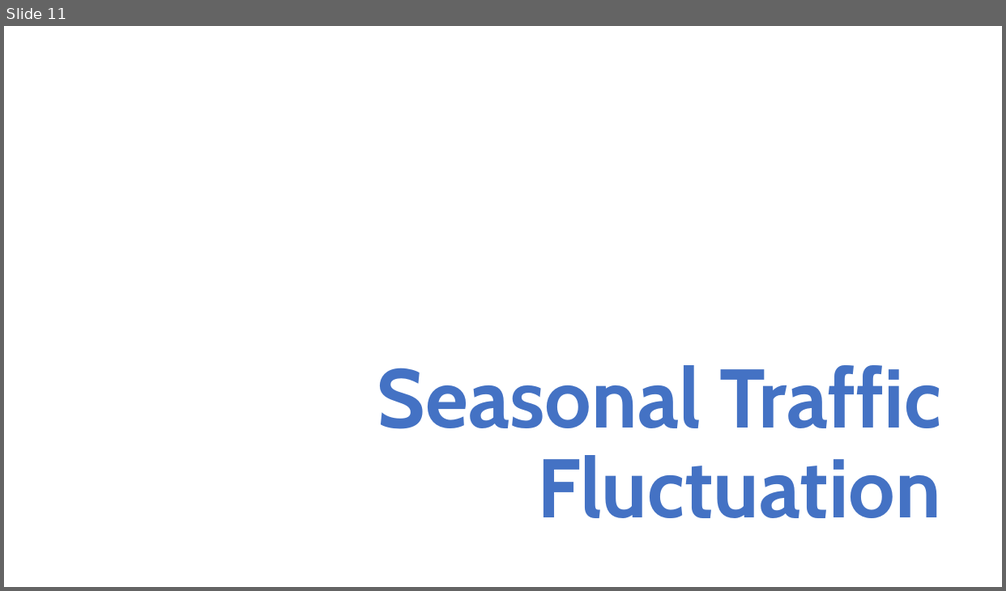
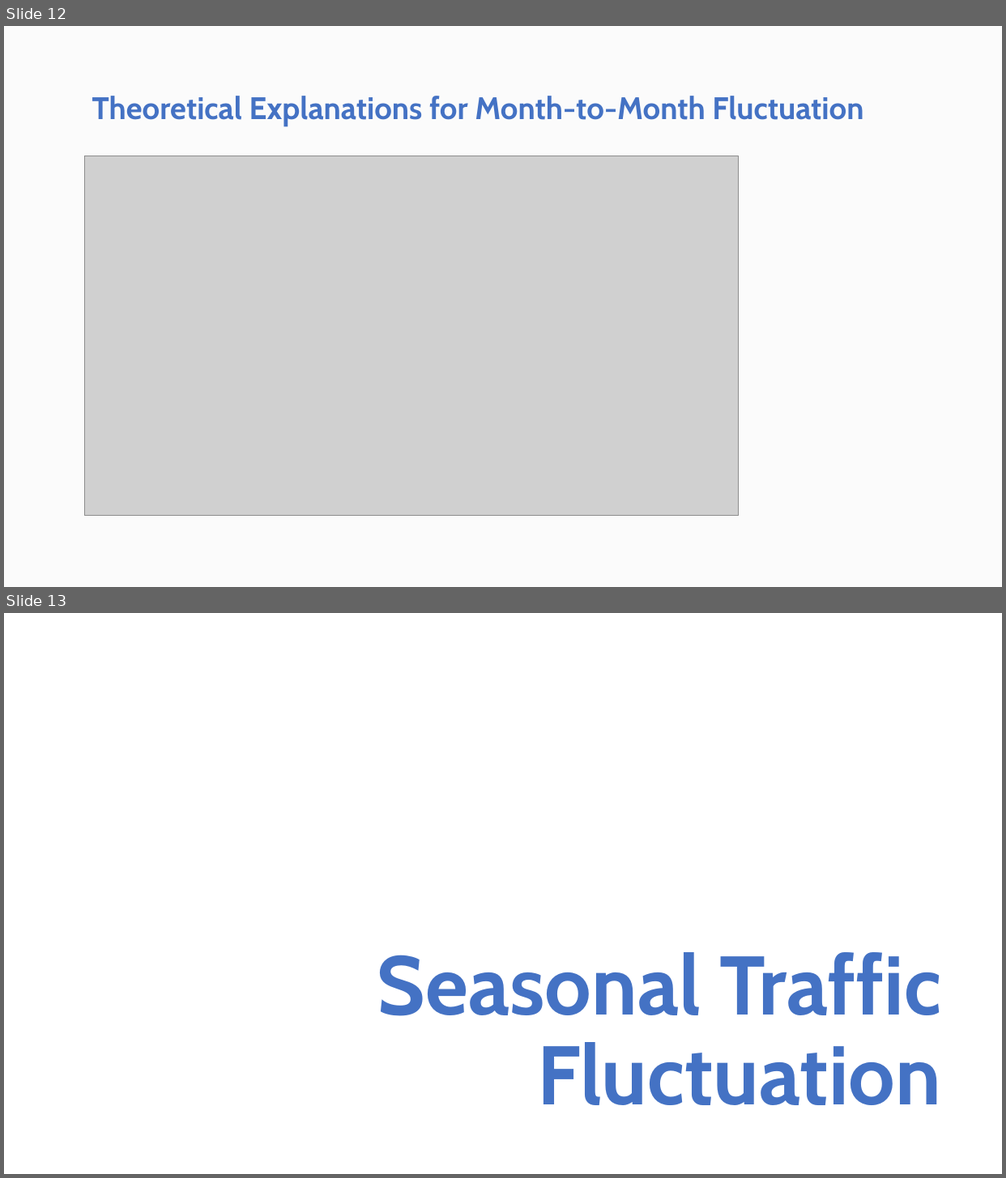
Before and after one commit to ContextLab/storytelling-with-data, a slide deck: data-stories/uber-nyc/UBER Presentation.pptx. Shown one above the other, each under a label of ours: slide 11 before the commit, slides 12 and 13 after it. The pictures are 1006x591 and 1006x1178 pixels, drawn with LibreOffice and Linux fonts; fonts in the diff are those of the drawing; grey boxes stand for pictures. Boxes give left, top, right and bottom in pixels: in the first picture for what was removed or moved away, otherwise in the second. Text is boxed around its words. In the diff, an @@ line names an element or a change of style, - is before the commit and + after.

Commit message:
Powerpoint with graph annotations and explanations

```diff
--- a/data-stories/uber-nyc/UBER Presentation.pptx
+++ b/data-stories/uber-nyc/UBER Presentation.pptx
@@ slide 12 added at <box>4,26,1002,587</box>, background #FBFBFB @@
@@ title added at <box>92,96,863,127</box>, 30 pt, text #4472C4, bold @@
+Theoretical Explanations for Month-to-Month Fluctuation
@@ picture added at <box>85,156,739,515</box> @@
@@ what was slide 11 is now slide 13 @@
```
Also in this commit, not shown: 2 slides changed, 2 other slides added, 1 slide removed.
